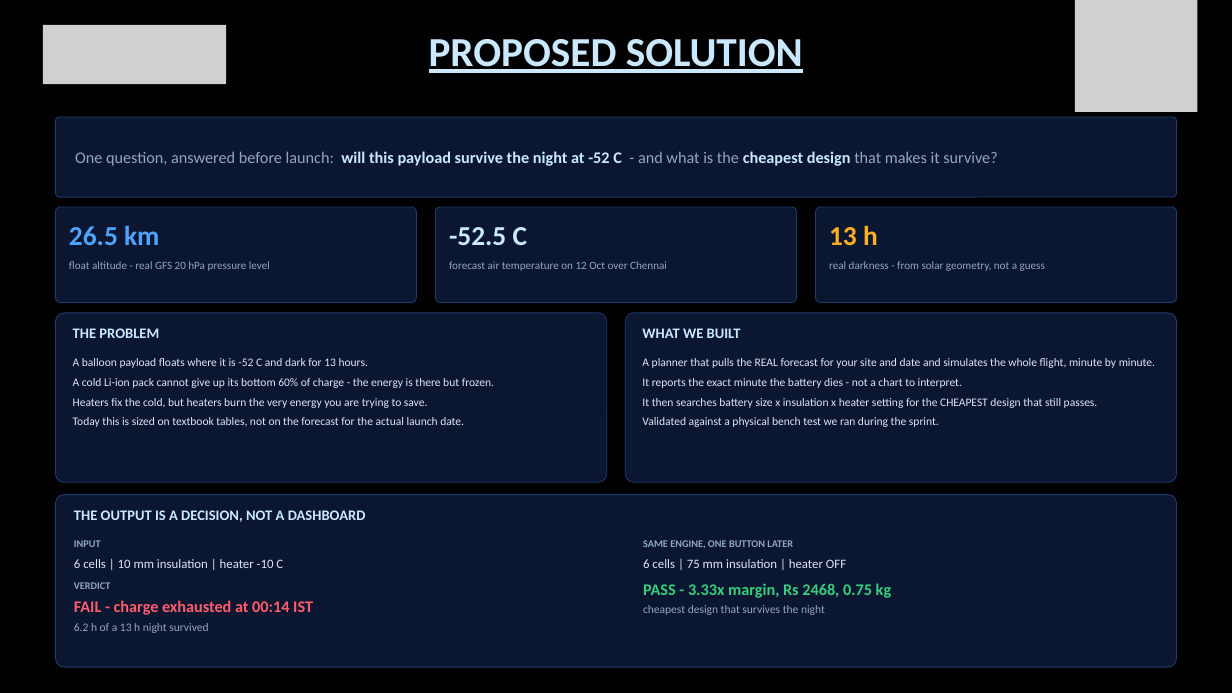
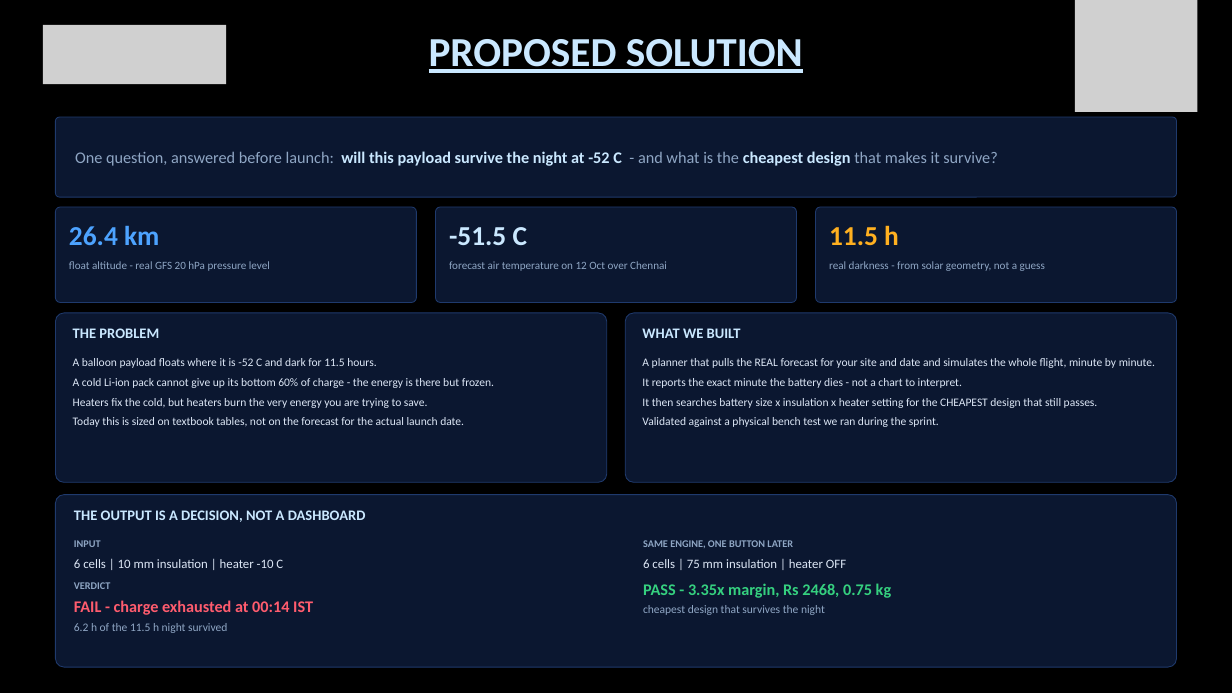
Before and after one commit to vandhana-07/COLDSTART, a slide deck: slide 2 of ppt/COLDSTART_SEDHACKS26.pptx. Drawn at 1232x693 pixels with LibreOffice and Linux fonts; fonts in the diff are those of the drawing; grey boxes stand for pictures; background and template pictures are left out. Boxes give left, top, right and bottom in pixels: in the first picture for what was removed or moved away, otherwise in the second. Text is boxed around its words. In the diff, an @@ line names an element or a change of style, - is before the commit and + after.

```diff
--- a/ppt/COLDSTART_SEDHACKS26.pptx
+++ b/ppt/COLDSTART_SEDHACKS26.pptx
@@ text at <box>69,225,159,245</box>: text changed @@
-26.5 km
+26.4 km
@@ text at <box>449,227,527,245</box>: text changed @@
--52.5 C
+-51.5 C
@@ text at <box>829,225,899,245</box>: text changed @@
-13 h
+11.5 h
@@ text at <box>73,358,376,368</box>: text changed @@
-A balloon payload floats where it is -52 C and dark for 13 hours.
+A balloon payload floats where it is -52 C and dark for 11.5 hours.
@@ text at <box>643,583,891,598</box>: text changed @@
-PASS - 3.33x margin, Rs 2468, 0.75 kg
+PASS - 3.35x margin, Rs 2468, 0.75 kg
@@ text at <box>74,623,227,633</box>: text changed @@
-6.2 h of a 13 h night survived
+6.2 h of the 11.5 h night survived
```
Also in this commit, not shown: 1 other slide changed, 6 other files.
